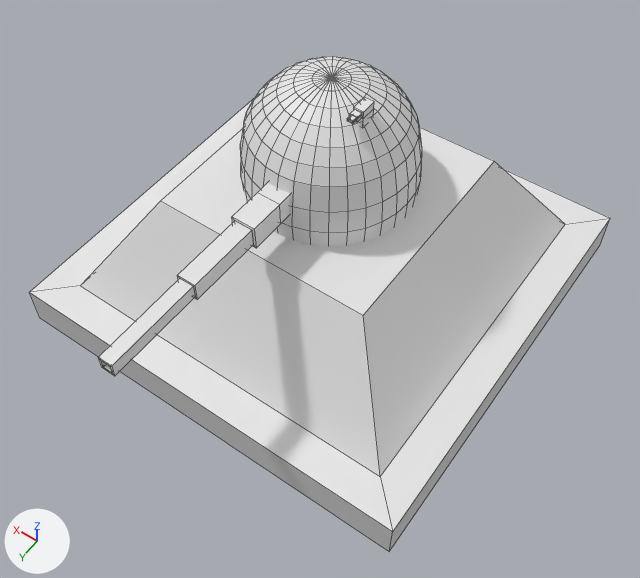
What one commit did to the Blender file Assets/BlenderFiles/ModularCar/Modules/Turret_Module2.blend.
Rendered twice from a 50 mm camera at (-7.84, 11.37, 16.79) aimed at (-0.95, 1.73, 1.65). Every picture has the same lights, and +X, +Y and +Z are marked at lower left. Mesh edges are drawn as thin lines.

In view in the first picture: 'base', 'top', 'turrets'.
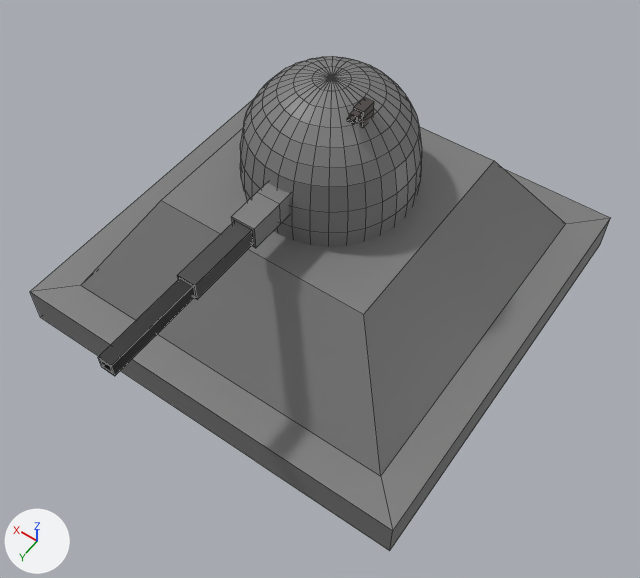
The newer file is also turned or shifted as a whole; pictures and numbers use the older file's frame.

What differs and where, as boxes [x1, y1, x2, y2] in the pictures (640 x 578 px):
'base', recoloured (white to grey)
    both: [29, 99, 610, 552]
part 1 of me_sphere, recoloured
    both: [240, 56, 422, 247]
part 2 of me_sphere, recoloured (white to grey)
    both: [347, 97, 374, 128]
part 3 of me_cube_001, recoloured (white to grey)
    both: [232, 183, 290, 248]
part 4 of me_cube_001, recoloured (white to grey)
    both: [178, 221, 253, 300]
part 5 of me_cube_001, recoloured (white to black)
    both: [98, 279, 195, 376]

The change, as a diff of the scene's bpy script:
```diff
--- a/Assets/BlenderFiles/ModularCar/Modules/Turret_Module2.blend.py
+++ b/Assets/BlenderFiles/ModularCar/Modules/Turret_Module2.blend.py
@@ mat_barrel3 @@
+mat_barrel3 = principled_material('barrel3')
+mat_barrel3.base_color = (0.0126, 0.0126, 0.0126)  # black #1d1d1d
@@ mat_barrel2 @@
+mat_barrel2 = principled_material('barrel2')
+mat_barrel2.base_color = (0.0578, 0.0578, 0.0578)  # black #444444
@@ mat_metal @@
+mat_metal = principled_material('Metal')
+mat_metal.base_color = (0.208, 0.208, 0.208)  # grey #7e7e7e
@@ mat_scope_mat @@
+mat_scope_mat = principled_material('scope_mat')
+mat_scope_mat.base_color = (0.0679, 0.0557, 0.0521)  # dark grey #4a4341
@@ me_cube @@
 me_cube.from_pydata(...)  # 48 vertices, 14 faces, 32 loose edges; spans x -5.0..5.0, y -5.0..5.0, z -0.5..2.98
-me_cube.materials.append(mat_material)  # white #e7e7e7
+me_cube.materials.append(mat_metal)  # grey #7e7e7e
@@ me_sphere @@
 # used by ob_top; location = (-0.03, 0.0, 4.0); scale = (1.94, 1.94, 1.94)
-me_sphere.from_pydata(...)  # 518 vertices, 546 faces; spans x -0.99..1.01, y -1.0..1.0, z -1.38..0.92
+me_sphere.from_pydata(...)  # 518 vertices, 546 faces; spans x -0.98..1.02, y -1.0..1.0, z -1.38..0.92
+# me_sphere part 1: 516 of the faces centred in x -0.97..1.0, y -0.98..0.98, z -1.37..0.91 switch from no material to mat_metal (grey #7e7e7e)
+# me_sphere part 2: 30 of the faces centred in x -0.53..-0.42, y 0.06..0.39, z 0.77..0.92 switch from no material to mat_scope_mat (dark grey #4a4341)
@@ me_cube_001 @@
 me_cube_001.from_pydata(...)  # 36 vertices, 34 faces; spans x -1.0..1.0, y 5.8..24.3, z -1.0..1.0
 # used by ob_turrets; location = (-0.03, 0.0, 4.0); scale = (0.277, 0.277, 0.277)
+# me_cube_001 part 3: all 13 faces centred in x -1.0..1.0, y 5.8..10.7, z -1.0..1.0 switch from no material to mat_metal (grey #7e7e7e)
+# me_cube_001 part 4: all 8 faces centred in x -0.7..0.8, y 13.7..16.6, z -0.8..0.7 switch from no material to mat_barrel2 (black #444444)
+# me_cube_001 part 5: all 13 faces centred in x -0.6..0.6, y 17.6..24.3, z -0.6..0.5 switch from no material to mat_barrel3 (black #1d1d1d)
```
